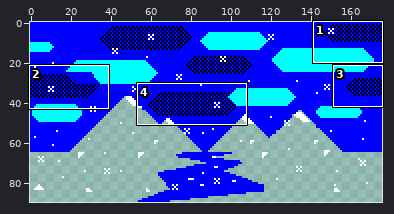
Sprite sheet -- AFBWeatherland/0048.png. Above, an overview of the earlier version with the close-up marked.
Close-up. As it was:
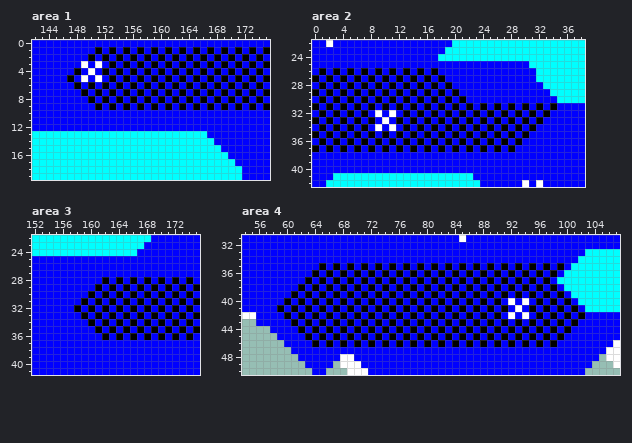
The file is 176x90 pixels. Shown: area 1: x 142..175, y 0..19; area 2: x 0..38, y 22..42; area 3: x 152..175, y 22..41; area 4: x 54..107, y 31..50. The commit also changed other parts of the picture, which this record leaves out.
Now the later version:
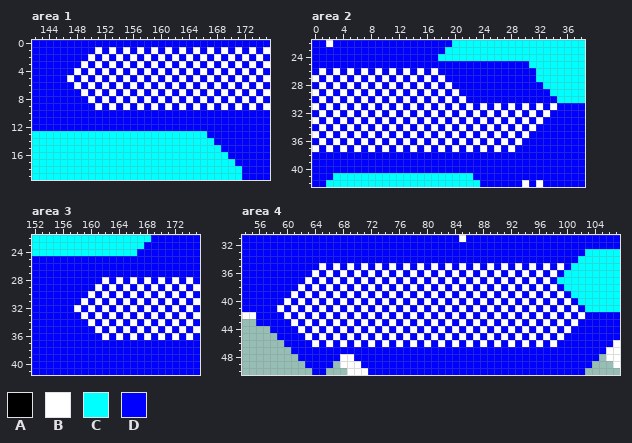
Palette (. is transparent): A #000000  B #ffffff  C #00ffff  D #0000ff
Diff:
Area 1:
y 1: x 151 A -> B; x 153 A -> B; x 155 A -> B; x 157 A -> B; x 159 A -> B; x 161 A -> B; x 163 A -> B; x 165 A -> B; x 167 A -> B; x 169 A -> B; x 171 A -> B; x 173 A -> B; x 175 A -> B
y 2: x 150 A -> B; x 152 A -> B; x 154 A -> B; x 156 A -> B; x 158 A -> B; x 160 A -> B; x 162 A -> B; x 164 A -> B; x 166 A -> B; x 168 A -> B; x 170 A -> B; x 172 A -> B; x 174 A -> B
y 3: x 153 A -> B; x 155 A -> B; x 157 A -> B; x 159 A -> B; x 161 A -> B; x 163 A -> B; x 165 A -> B; x 167 A -> B; x 169 A -> B; x 171 A -> B; x 173 A -> B; x 175 A -> B
y 4: x 148 A -> B; x 152 A -> B; x 154 A -> B; x 156 A -> B; x 158 A -> B; x 160 A -> B; x 162 A -> B; x 164 A -> B; x 166 A -> B; x 168 A -> B; x 170 A -> B; x 172 A -> B; x 174 A -> B
y 5: x 147 A -> B; x 153 A -> B; x 155 A -> B; x 157 A -> B; x 159 A -> B; x 161 A -> B; x 163 A -> B; x 165 A -> B; x 167 A -> B; x 169 A -> B; x 171 A -> B; x 173 A -> B; x 175 A -> B
y 6: x 148 A -> B; x 150 A -> B; x 152 A -> B; x 154 A -> B; x 156 A -> B; x 158 A -> B; x 160 A -> B; x 162 A -> B; x 164 A -> B; x 166 A -> B; x 168 A -> B; x 170 A -> B; x 172 A -> B; x 174 A -> B
y 7: x 149 A -> B; x 151 A -> B; x 153 A -> B; x 155 A -> B; x 157 A -> B; x 159 A -> B; x 161 A -> B; x 163 A -> B; x 165 A -> B; x 167 A -> B; x 169 A -> B; x 171 A -> B; x 173 A -> B; x 175 A -> B
y 8: x 150 A -> B; x 152 A -> B; x 154 A -> B; x 156 A -> B; x 158 A -> B; x 160 A -> B; x 162 A -> B; x 164 A -> B; x 166 A -> B; x 168 A -> B; x 170 A -> B; x 172 A -> B; x 174 A -> B
y 9: x 151 A -> B; x 153 A -> B; x 155 A -> B; x 157 A -> B; x 159 A -> B; x 161 A -> B; x 163 A -> B; x 165 A -> B; x 167 A -> B; x 169 A -> B; x 171 A -> B; x 173 A -> B; x 175 A -> B
Area 2:
y 26: x 1 A -> B; x 3 A -> B; x 5 A -> B; x 7 A -> B; x 9 A -> B; x 11 A -> B; x 13 A -> B; x 15 A -> B; x 17 A -> B
y 27: x 0 A -> B; x 2 A -> B; x 4 A -> B; x 6 A -> B; x 8 A -> B; x 10 A -> B; x 12 A -> B; x 14 A -> B; x 16 A -> B; x 18 A -> B
y 28: x 1 A -> B; x 3 A -> B; x 5 A -> B; x 7 A -> B; x 9 A -> B; x 11 A -> B; x 13 A -> B; x 15 A -> B; x 17 A -> B; x 19 A -> B
y 29: x 0 A -> B; x 2 A -> B; x 4 A -> B; x 6 A -> B; x 8 A -> B; x 10 A -> B; x 12 A -> B; x 14 A -> B; x 16 A -> B; x 18 A -> B; x 20 A -> B
y 30: x 1 A -> B; x 3 A -> B; x 5 A -> B; x 7 A -> B; x 9 A -> B; x 11 A -> B; x 13 A -> B; x 15 A -> B; x 17 A -> B; x 19 A -> B; x 21 A -> B
y 31: x 0 A -> B; x 2 A -> B; x 4 A -> B; x 6 A -> B; x 8 A -> B; x 10 A -> B; x 12 A -> B; x 14 A -> B; x 16 A -> B; x 18 A -> B; x 20 A -> B; x 22 A -> B; x 24 A -> B; x 26 A -> B; x 28 A -> B; x 30 A -> B; x 32 A -> B; x 34 A -> B
y 32: x 1 A -> B; x 3 A -> B; x 5 A -> B; x 7 A -> B; x 13 A -> B; x 15 A -> B; x 17 A -> B; x 19 A -> B; x 21 A -> B; x 23 A -> B; x 25 A -> B; x 27 A -> B; x 29 A -> B; x 31 A -> B; x 33 A -> B
y 33: x 0 A -> B; x 2 A -> B; x 4 A -> B; x 6 A -> B; x 8 A -> B; x 12 A -> B; x 14 A -> B; x 16 A -> B; x 18 A -> B; x 20 A -> B; x 22 A -> B; x 24 A -> B; x 26 A -> B; x 28 A -> B; x 30 A -> B; x 32 A -> B
y 34: x 1 A -> B; x 3 A -> B; x 5 A -> B; x 7 A -> B; x 13 A -> B; x 15 A -> B; x 17 A -> B; x 19 A -> B; x 21 A -> B; x 23 A -> B; x 25 A -> B; x 27 A -> B; x 29 A -> B; x 31 A -> B
y 35: x 0 A -> B; x 2 A -> B; x 4 A -> B; x 6 A -> B; x 8 A -> B; x 10 A -> B; x 12 A -> B; x 14 A -> B; x 16 A -> B; x 18 A -> B; x 20 A -> B; x 22 A -> B; x 24 A -> B; x 26 A -> B; x 28 A -> B; x 30 A -> B
y 36: x 1 A -> B; x 3 A -> B; x 5 A -> B; x 7 A -> B; x 9 A -> B; x 11 A -> B; x 13 A -> B; x 15 A -> B; x 17 A -> B; x 19 A -> B; x 21 A -> B; x 23 A -> B; x 25 A -> B; x 27 A -> B; x 29 A -> B
y 37: x 0 A -> B; x 2 A -> B; x 4 A -> B; x 6 A -> B; x 8 A -> B; x 10 A -> B; x 12 A -> B; x 14 A -> B; x 16 A -> B; x 18 A -> B; x 20 A -> B; x 22 A -> B; x 24 A -> B; x 26 A -> B; x 28 A -> B
Area 3:
y 28: x 162 A -> B; x 164 A -> B; x 166 A -> B; x 168 A -> B; x 170 A -> B; x 172 A -> B; x 174 A -> B
y 29: x 161 A -> B; x 163 A -> B; x 165 A -> B; x 167 A -> B; x 169 A -> B; x 171 A -> B; x 173 A -> B; x 175 A -> B
y 30: x 160 A -> B; x 162 A -> B; x 164 A -> B; x 166 A -> B; x 168 A -> B; x 170 A -> B; x 172 A -> B; x 174 A -> B
y 31: x 159 A -> B; x 161 A -> B; x 163 A -> B; x 165 A -> B; x 167 A -> B; x 169 A -> B; x 171 A -> B; x 173 A -> B; x 175 A -> B
y 32: x 158 A -> B; x 160 A -> B; x 162 A -> B; x 164 A -> B; x 166 A -> B; x 168 A -> B; x 170 A -> B; x 172 A -> B; x 174 A -> B
y 33: x 159 A -> B; x 161 A -> B; x 163 A -> B; x 165 A -> B; x 167 A -> B; x 169 A -> B; x 171 A -> B; x 173 A -> B; x 175 A -> B
y 34: x 160 A -> B; x 162 A -> B; x 164 A -> B; x 166 A -> B; x 168 A -> B; x 170 A -> B; x 172 A -> B; x 174 A -> B
y 35: x 161 A -> B; x 163 A -> B; x 165 A -> B; x 167 A -> B; x 169 A -> B; x 171 A -> B; x 173 A -> B; x 175 A -> B
y 36: x 162 A -> B; x 164 A -> B; x 166 A -> B; x 168 A -> B; x 170 A -> B; x 172 A -> B; x 174 A -> B
Area 4:
y 35: x 65 A -> B; x 67 A -> B; x 69 A -> B; x 71 A -> B; x 73 A -> B; x 75 A -> B; x 77 A -> B; x 79 A -> B; x 81 A -> B; x 83 A -> B; x 85 A -> B; x 87 A -> B; x 89 A -> B; x 91 A -> B; x 93 A -> B; x 95 A -> B; x 97 A -> B; x 99 A -> B
y 36: x 64 A -> B; x 66 A -> B; x 68 A -> B; x 70 A -> B; x 72 A -> B; x 74 A -> B; x 76 A -> B; x 78 A -> B; x 80 A -> B; x 82 A -> B; x 84 A -> B; x 86 A -> B; x 88 A -> B; x 90 A -> B; x 92 A -> B; x 94 A -> B; x 96 A -> B; x 98 A -> B
y 37: x 63 A -> B; x 65 A -> B; x 67 A -> B; x 69 A -> B; x 71 A -> B; x 73 A -> B; x 75 A -> B; x 77 A -> B; x 79 A -> B; x 81 A -> B; x 83 A -> B; x 85 A -> B; x 87 A -> B; x 89 A -> B; x 91 A -> B; x 93 A -> B; x 95 A -> B; x 97 A -> B
y 38: x 62 A -> B; x 64 A -> B; x 66 A -> B; x 68 A -> B; x 70 A -> B; x 72 A -> B; x 74 A -> B; x 76 A -> B; x 78 A -> B; x 80 A -> B; x 82 A -> B; x 84 A -> B; x 86 A -> B; x 88 A -> B; x 90 A -> B; x 92 A -> B; x 94 A -> B; x 96 A -> B; x 98 A -> B
y 39: x 61 A -> B; x 63 A -> B; x 65 A -> B; x 67 A -> B; x 69 A -> B; x 71 A -> B; x 73 A -> B; x 75 A -> B; x 77 A -> B; x 79 A -> B; x 81 A -> B; x 83 A -> B; x 85 A -> B; x 87 A -> B; x 89 A -> B; x 91 A -> B; x 93 A -> B; x 95 A -> B; x 97 A -> B; x 99 A -> B
y 40: x 60 A -> B; x 62 A -> B; x 64 A -> B; x 66 A -> B; x 68 A -> B; x 70 A -> B; x 72 A -> B; x 74 A -> B; x 76 A -> B; x 78 A -> B; x 80 A -> B; x 82 A -> B; x 84 A -> B; x 86 A -> B; x 88 A -> B; x 90 A -> B; x 96 A -> B; x 98 A -> B; x 100 A -> B
y 41: x 59 A -> B; x 61 A -> B; x 63 A -> B; x 65 A -> B; x 67 A -> B; x 69 A -> B; x 71 A -> B; x 73 A -> B; x 75 A -> B; x 77 A -> B; x 79 A -> B; x 81 A -> B; x 83 A -> B; x 85 A -> B; x 87 A -> B; x 89 A -> B; x 91 A -> B; x 95 A -> B; x 97 A -> B; x 99 A -> B; x 101 A -> B
y 42: x 60 A -> B; x 62 A -> B; x 64 A -> B; x 66 A -> B; x 68 A -> B; x 70 A -> B; x 72 A -> B; x 74 A -> B; x 76 A -> B; x 78 A -> B; x 80 A -> B; x 82 A -> B; x 84 A -> B; x 86 A -> B; x 88 A -> B; x 90 A -> B; x 96 A -> B; x 98 A -> B; x 100 A -> B; x 102 A -> B
y 43: x 61 A -> B; x 63 A -> B; x 65 A -> B; x 67 A -> B; x 69 A -> B; x 71 A -> B; x 73 A -> B; x 75 A -> B; x 77 A -> B; x 79 A -> B; x 81 A -> B; x 83 A -> B; x 85 A -> B; x 87 A -> B; x 89 A -> B; x 91 A -> B; x 93 A -> B; x 95 A -> B; x 97 A -> B; x 99 A -> B; x 101 A -> B
y 44: x 62 A -> B; x 64 A -> B; x 66 A -> B; x 68 A -> B; x 70 A -> B; x 72 A -> B; x 74 A -> B; x 76 A -> B; x 78 A -> B; x 80 A -> B; x 82 A -> B; x 84 A -> B; x 86 A -> B; x 88 A -> B; x 90 A -> B; x 92 A -> B; x 94 A -> B; x 96 A -> B; x 98 A -> B; x 100 A -> B
y 45: x 63 A -> B; x 65 A -> B; x 67 A -> B; x 69 A -> B; x 71 A -> B; x 73 A -> B; x 75 A -> B; x 77 A -> B; x 79 A -> B; x 81 A -> B; x 83 A -> B; x 85 A -> B; x 87 A -> B; x 89 A -> B; x 91 A -> B; x 93 A -> B; x 95 A -> B; x 97 A -> B; x 99 A -> B
y 46: x 64 A -> B; x 66 A -> B; x 68 A -> B; x 70 A -> B; x 72 A -> B; x 74 A -> B; x 76 A -> B; x 78 A -> B; x 80 A -> B; x 82 A -> B; x 84 A -> B; x 86 A -> B; x 88 A -> B; x 90 A -> B; x 92 A -> B; x 94 A -> B; x 96 A -> B; x 98 A -> B
Where, in picture pixels (left, top, right, bottom), the same in both close-ups:
changed: (67, 47, 270, 110)
changed: (312, 68, 557, 152)
changed: (74, 277, 200, 340)
changed: (277, 263, 585, 347)
